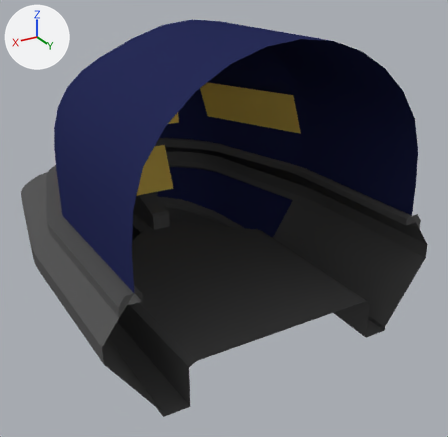
The Blender file Assets/Models/Cockpit.blend as it was, and as the next commit left it.
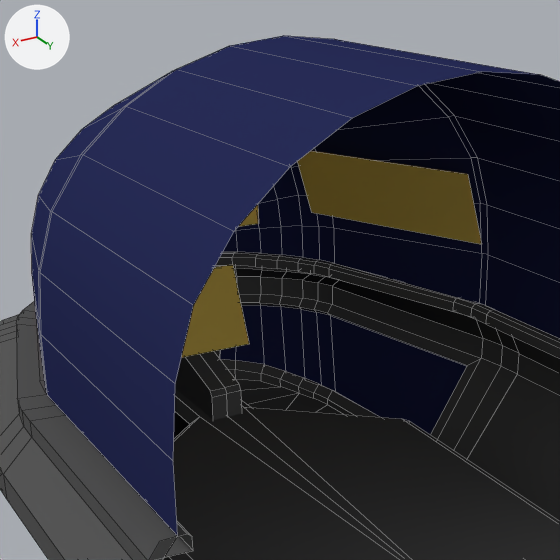
Each version is shown whole from a camera (50 mm lens) standing at (1.49, 1.01, 1.18) and looking at (-0.17, -1.75, -0.2), then close up on the part from 8% to 77% of the width and 0% to 70% of the height. Arrows for +X, +Y and +Z are at upper left; the lights stay in place. The close-ups show mesh edges as thin lines.

The first close-up shows 'Cockpit', 'Windshield'.
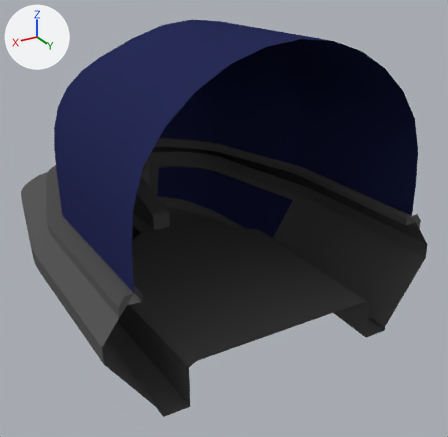
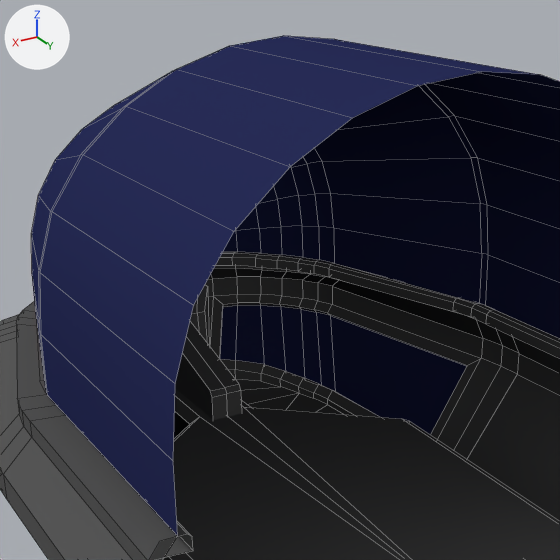
What differs and where, as boxes (x1, y1, x2, y2) in the close-ups (560 x 560 px):
part 1 of me_cube_000, deleted: before (181, 265, 249, 358)
part 2 of me_cube_000, deleted: before (297, 151, 482, 244)
part 3 of me_cube_000, deleted: before (238, 205, 259, 227)

What the commit changed:
me_cube_000 has 236 vertices, 194 faces and spans x -0.85..0.85, y -0.57..0.88, z 0.91..3.05.
me_cube_000 is used by ob_windshield; location (0.0, 0.0, 0.0); rotation (1.571, 0.0, 0.0), in degrees (90, 0, 0).
me_cube_000 part 1: the loose piece of 4 vertices spanning x -0.15..0.15, y -0.21..0.05, z 2.35..2.46 is deleted.
me_cube_000 part 2: the loose piece of 4 vertices spanning x -0.71..-0.38, y 0.21..0.44, z 1.78..2.42 is deleted.
me_cube_000 part 3: the loose piece of 4 vertices spanning x -0.27..0.27, y 0.17..0.56, z 2.49 is deleted.
me_cube_000 no longer uses material mat_controls (yellow #e7c75e).
